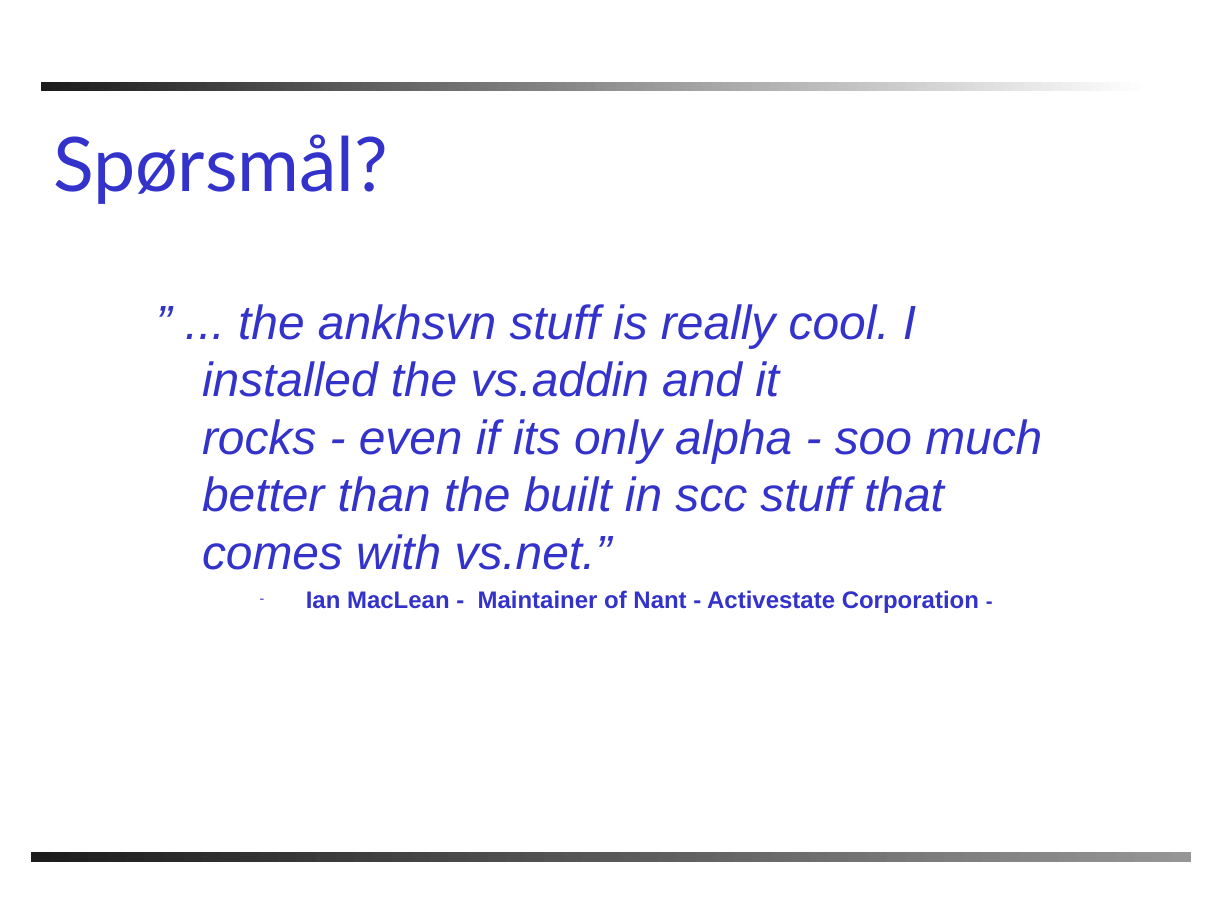
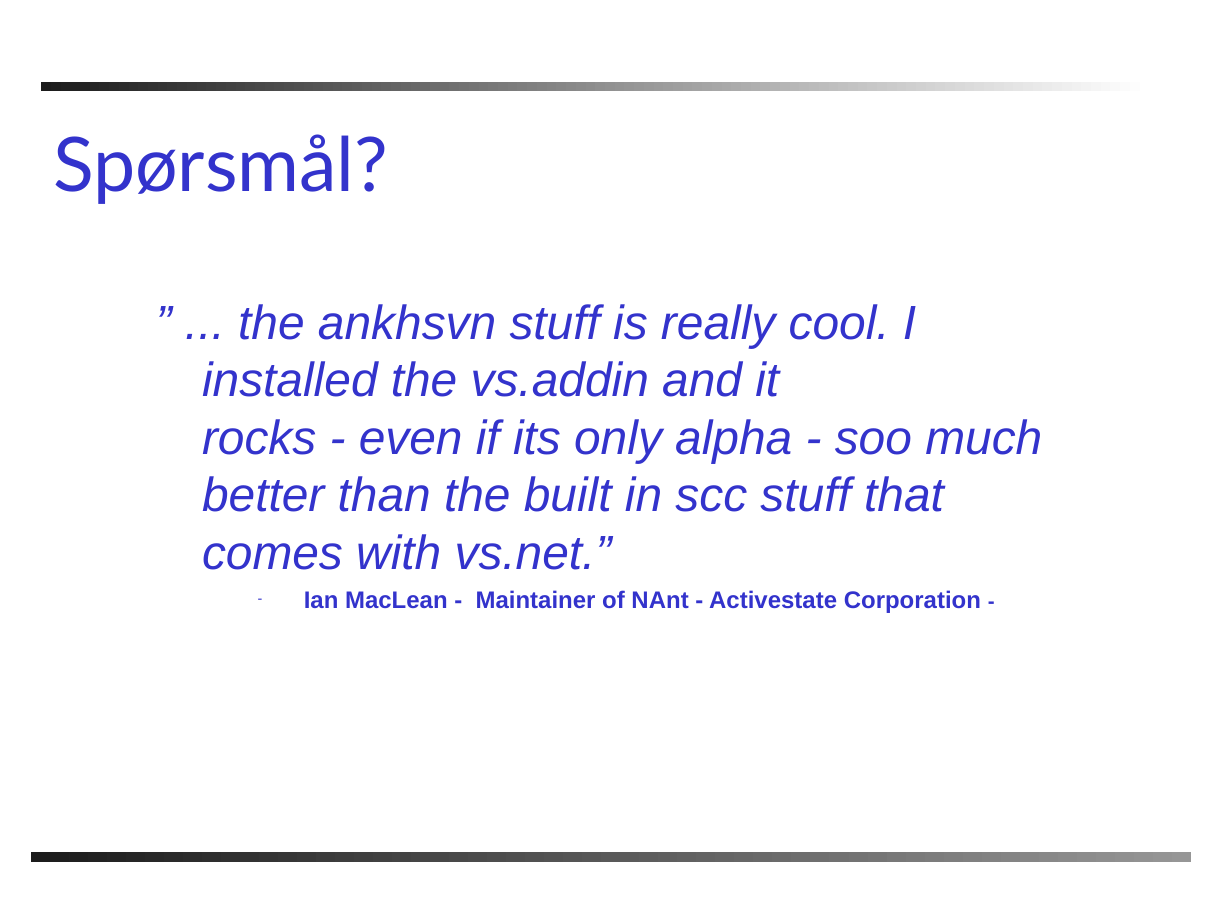
Before and after one commit to AnkhSVN/AnkhSVN, a slide deck: slide 25 of doc/powerpoint/Subversion_addin_for_VS.NET.ppt (slide 24 before the commit). Drawn at 1232x924 pixels with LibreOffice and Linux fonts; fonts in the diff are those of the drawing; background and template pictures are left out. Boxes give left, top, right and bottom in pixels: in the first picture for what was removed or moved away, otherwise in the second. Text is boxed around its words. In the diff, an @@ line names an element or a change of style, - is before the commit and + after.

```diff
--- a/doc/powerpoint/Subversion_addin_for_VS.NET.ppt
+++ b/doc/powerpoint/Subversion_addin_for_VS.NET.ppt
@@ text at <box>304,590,981,613</box>: text changed @@
-– Ian MacLean - Maintainer of Nant - Activestate Corporation -
+– Ian MacLean - Maintainer of NAnt - Activestate Corporation -
```
Also in this commit, not shown: 5 other slides changed, 1 slide added.
